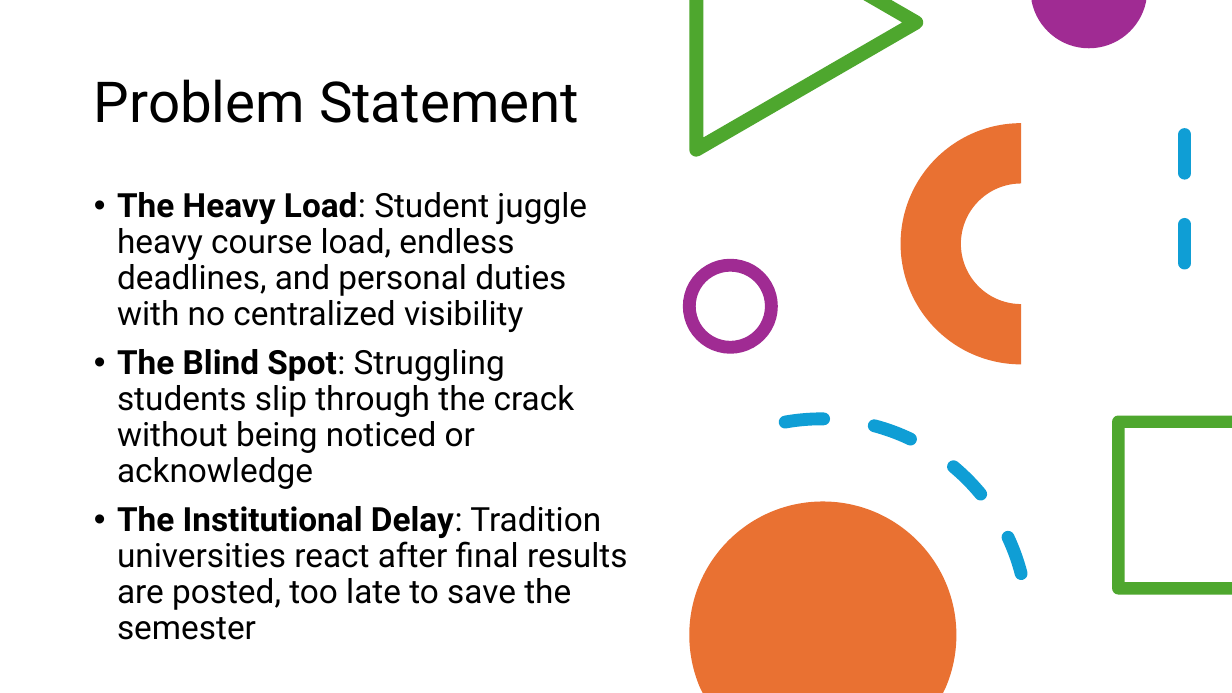
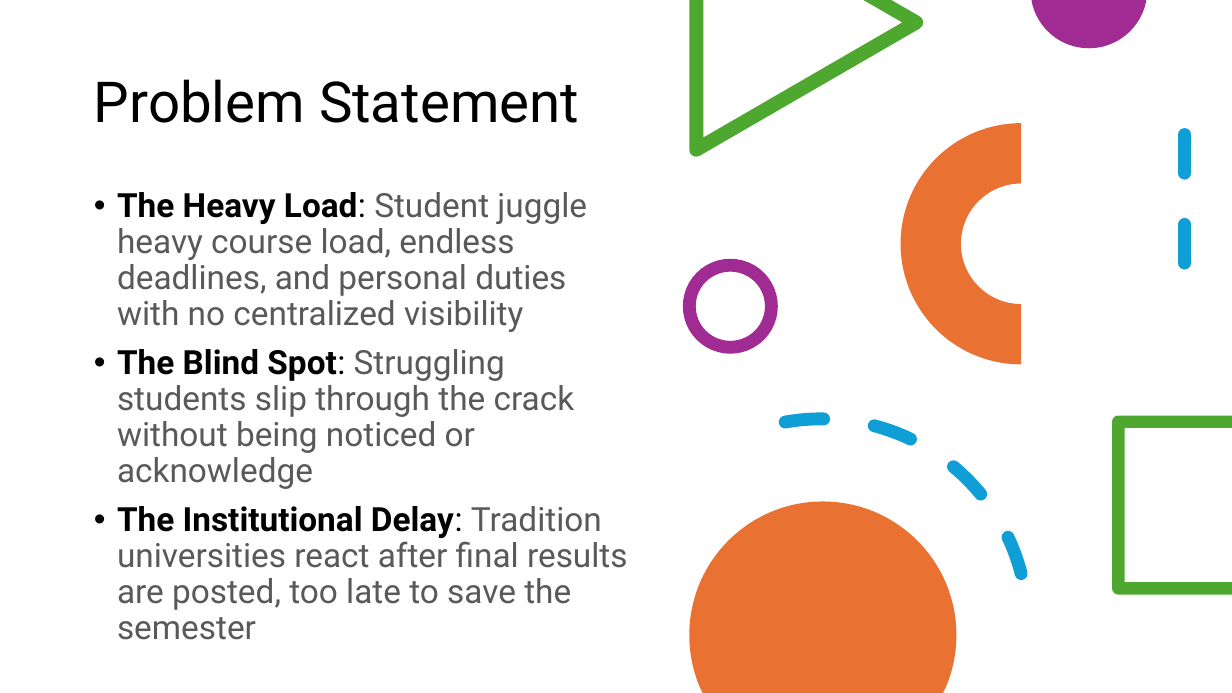
Before and after one commit to Ben-Butcher/PathKeep, a slide deck: slide 2 of Docs/PathKeep.pptx. Drawn at 1232x693 pixels with LibreOffice and Linux fonts; fonts in the diff are those of the drawing. Boxes give left, top, right and bottom in pixels: in the first picture for what was removed or moved away, otherwise in the second. Text is boxed around its words. In the diff, an @@ line names an element or a change of style, - is before the commit and + after.

```diff
--- a/Docs/PathKeep.pptx
+++ b/Docs/PathKeep.pptx
@@ text "The Heavy Load: Student juggle ..." at (117, 192, 628, 640): text colour #000000 to #595959 in "Student juggle heavy course load, endless deadlines, ...", "Struggling students slip through the crack without ...", "Tradition universities react after final results are ..." @@
```
Also in this commit, not shown: 4 other slides changed, 14 other files.
